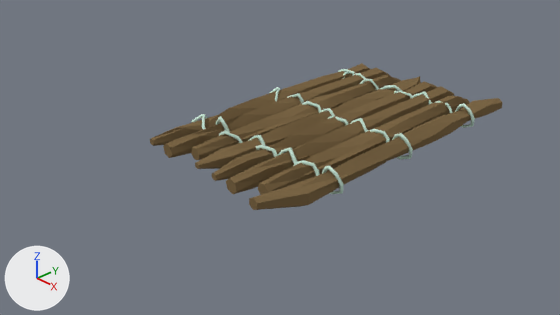
An edit to the Blender file Branch/meshes/untitled.blend, drawn before and after from the same camera.
The view is the same before and after, from the file's camera 'Camera'. Arrows for +X, +Y and +Z are at lower left; the lights stay in place.

The first picture shows 'BezierCurve', 'Cylinder'.
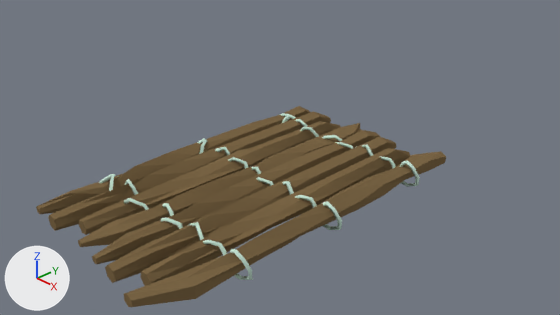
Pixel boxes [x1, y1, x2, y2] of what changed, in the pictures (560 x 315 px; the box of a moved part takes in the faces that stretch with it):
'Cylinder', reshaped, moved (16% wider, 36% taller): before [150, 63, 503, 210]; after [36, 106, 446, 307]
'BezierCurve', deleted: before [191, 69, 475, 194]
part 1 of me_cylinder, moved or reshaped: before [249, 98, 503, 210]; after [124, 151, 446, 307]
part 2 of me_cylinder, added: after [140, 148, 411, 286]
part 3 of me_cylinder, moved or reshaped: before [226, 86, 454, 194]; after [105, 136, 396, 283]
part 4 of me_cylinder, added: after [92, 130, 380, 264]
part 5 of me_cylinder, moved or reshaped: before [195, 76, 421, 169]; after [78, 123, 361, 247]
part 6 of me_cylinder, moved or reshaped: before [163, 68, 390, 158]; after [48, 111, 331, 231]
part 7 of me_cylinder, moved or reshaped: before [150, 63, 370, 146]; after [36, 106, 311, 214]
part 8 of me_cylinder, added: after [99, 174, 253, 280]
part 9 of me_cylinder, added: after [197, 138, 342, 230]
part 10 of me_cylinder, deleted: before [191, 75, 401, 160]
part 11 of me_cylinder, built on: before [212, 82, 469, 195]; after [79, 113, 420, 235]

Patch to the scene script:
```diff
--- a/Branch/meshes/untitled.blend.py
+++ b/Branch/meshes/untitled.blend.py
@@ me_cylinder @@
 # used by ob_cylinder; location = (1.49, 2.23, 0.43); rotation_euler = (1.571, 0.0, 0.0), in degrees (90, 0, 0); scale = (0.217, 0.217, -3.3)
-me_cylinder.from_pydata(...)  # 510 vertices, 478 faces; spans x -15.9..1.2, y -1.1..1.0, z -1.0..1.0
+me_cylinder.from_pydata(...)  # 1322 vertices, 1278 faces; spans x -8.2..9.3, y -1.4..1.5, z -1.1..1.0
+# me_cylinder part 1: the loose piece of 60 vertices spanning x -1.6..1.2, y -1.0..1.0, z -1.0..1.0 is moved by (7.7, 0.0, 0.0)
+# me_cylinder part 2: the loose piece of 60 vertices spanning x -3.2..-1.4, y -1.0..0.9, z -0.9..0.9 is copied, and the copy is moved by (7.7, 0.0, 0.0); it spans x 4.5..6.3, y -1.1..0.9, z -1.0..0.9
+# me_cylinder part 3: the loose piece of 60 vertices spanning x -5.3..-3.4, y -1.1..1.0, z -1.0..1.0 is moved by (7.7, 0.0, 0.0)
+# me_cylinder part 4: the loose piece of 66 vertices spanning x -7.4..-5.5, y -1.1..1.0, z -1.0..1.0 is copied, and the copy is moved by (7.7, 0.0, 0.0); it spans x 0.3..2.2, y -1.2..1.0, z -1.0..1.0
+# me_cylinder part 5: the loose piece of 66 vertices spanning x -9.3..-7.3, y -1.0..1.0, z -1.0..1.0 is moved by (7.7, 0.0, 0.0)
+# me_cylinder part 6: the loose piece of 66 vertices spanning x -13.8..-11.9, y -1.1..1.0, z -1.0..1.0 is moved by (7.7, 0.0, 0.0)
+# me_cylinder part 7: the loose piece of 66 vertices spanning x -15.9..-14.0, y -1.1..1.0, z -1.0..1.0 is moved by (7.7, 0.0, 0.0)
+# me_cylinder part 8: a new loose piece of 264 vertices spanning x -8.0..9.3, y -1.4..1.5, z -0.7..-0.5, in mat_material_004 (white #cae7d8)
+# me_cylinder part 9: a new loose piece of 264 vertices spanning x -7.9..9.2, y -1.4..1.4, z -0.1..0.0, in mat_material_004 (white #cae7d8)
+# me_cylinder part 10: the loose piece of 66 vertices spanning x -11.7..-9.7, y -1.0..1.0, z -0.9..0.9 is deleted
+# me_cylinder part 11: 123 vertices removed from x -7.4..-1.4, y -1.1..1.0, z -1.0..1.0; 347 vertices added at x -7.8..9.2, y -1.4..1.3, z -1.0..0.9
+# me_cylinder part 12: the surface is now shaded smooth
 me_cylinder.materials.append(mat_material_003)
+me_cylinder.materials.append(mat_material_004)  # white #cae7d8
@@ ob_beziercurve @@
-ob_beziercurve = bpy.data.objects.new('BezierCurve', cu_beziercurve)
-ob_beziercurve.location = (0.0, 0.0, 0.6)
@@ ob_cylinder @@
 ob_cylinder = bpy.data.objects.new('Cylinder', me_cylinder)
-ob_cylinder.location = (1.49, 2.23, 0.43)
+ob_cylinder.location = (0.0, 0.0, 0.0)
 ob_cylinder.rotation_euler = (1.571, 0.0, 0.0)  # degrees (90, 0, 0)
```
